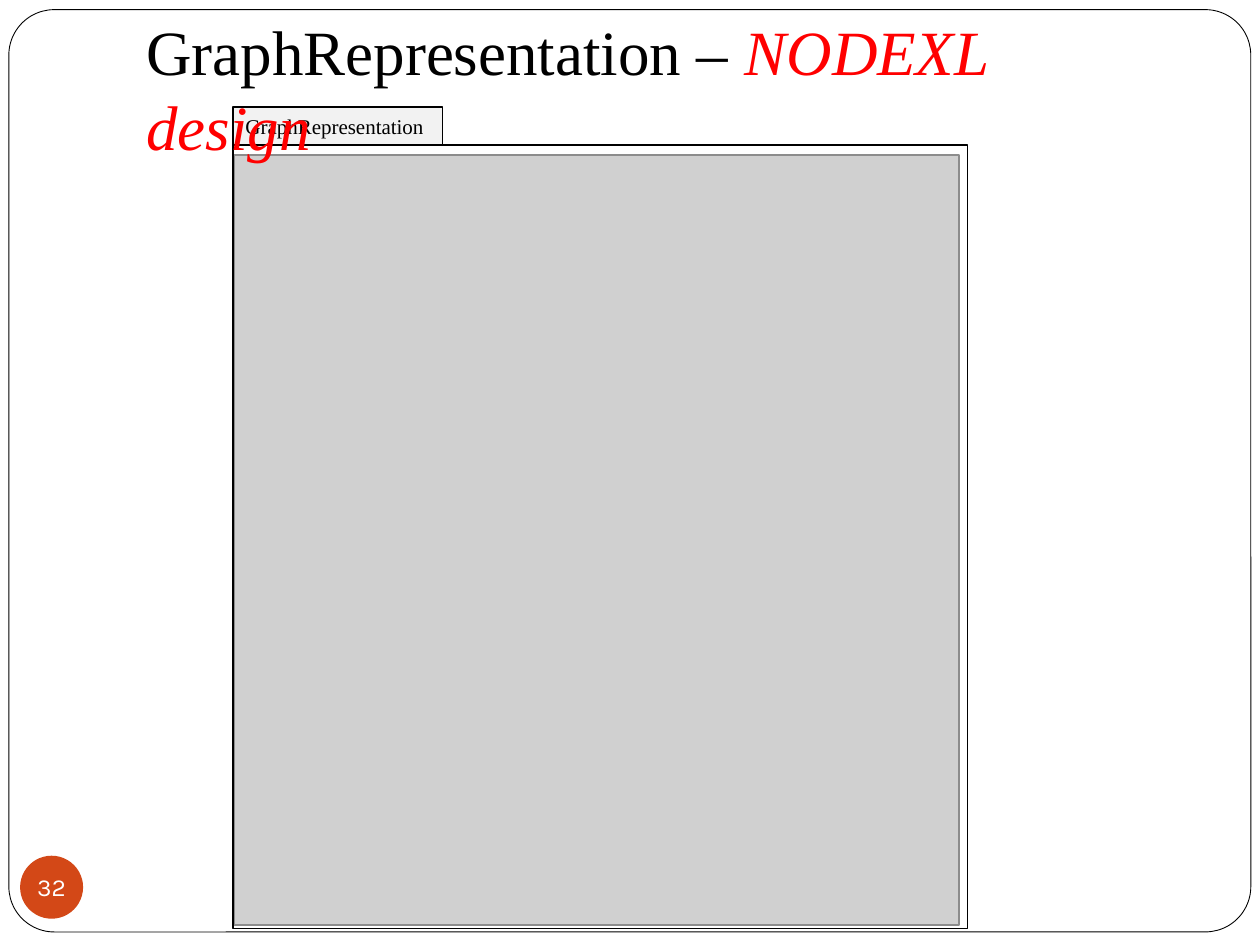
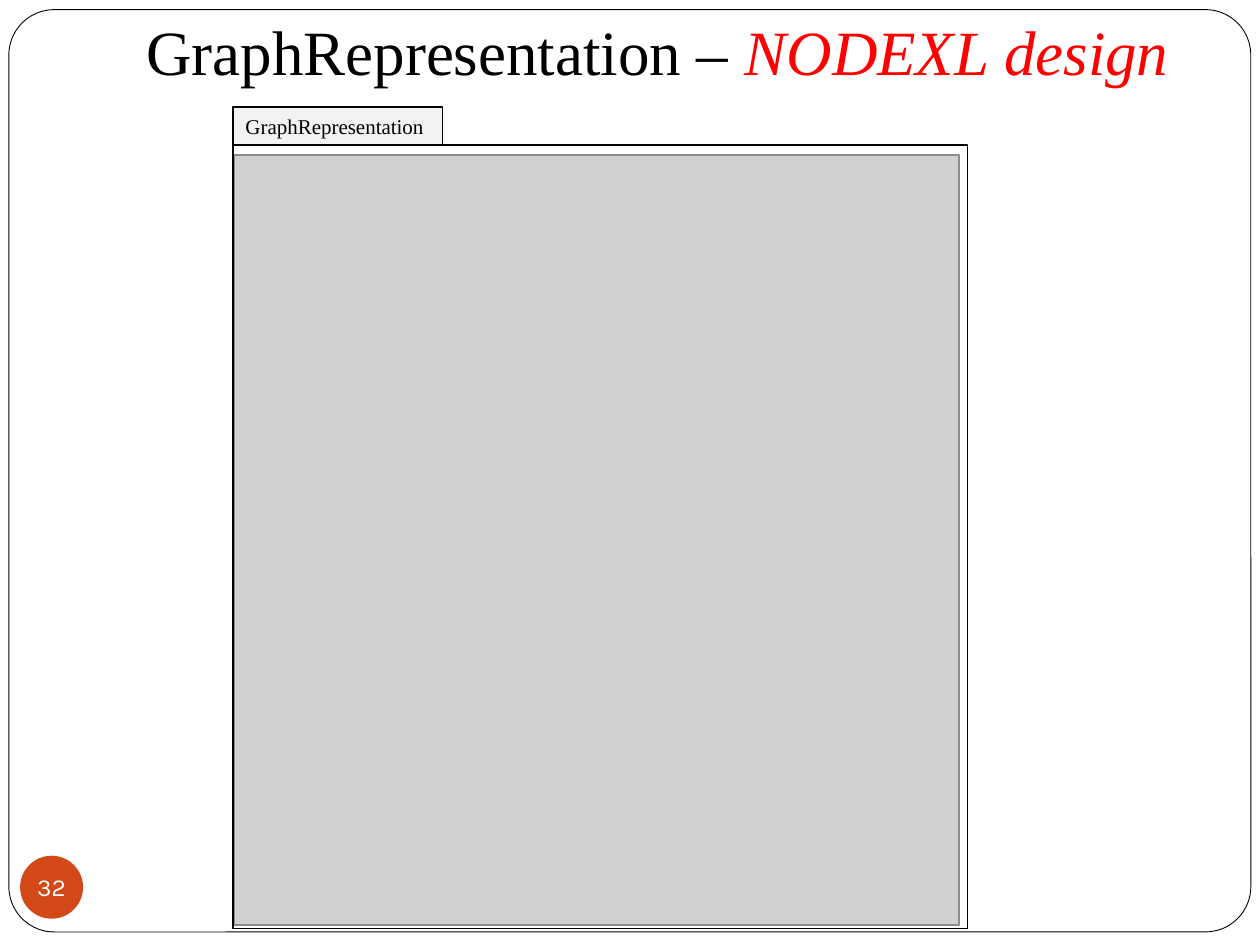
Before and after one commit to 2014-sed-team3/term-project, a slide deck: slide 32 of project/report/report.pptx. Drawn at 1260x945 pixels with LibreOffice and Linux fonts; fonts in the diff are those of the drawing; grey boxes stand for pictures. Boxes give left, top, right and bottom in pixels: in the first picture for what was removed or moved away, otherwise in the second. Text is boxed around its words. In the diff, an @@ line names an element or a change of style, - is before the commit and + after.

```diff
--- a/project/report/report.pptx
+++ b/project/report/report.pptx
@@ text "GraphRepresentation – NODEXL design" rewrapped from bbox=[146, 31, 990, 163] to bbox=[146, 31, 1168, 87] @@
```
Also in this commit, not shown: 8 other slides changed, 4 slides added.
